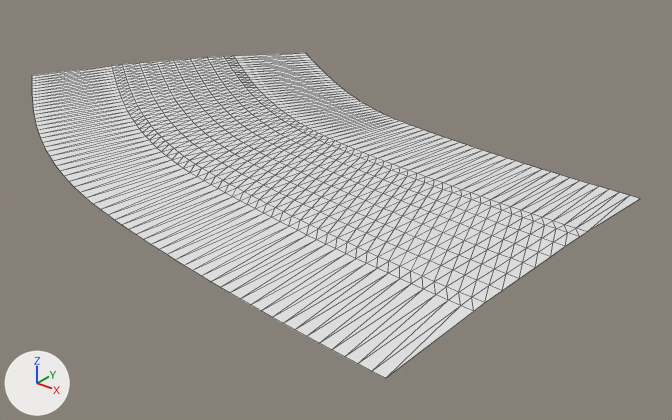
What one commit did to the glTF model public/assets/gen4/models/track-19.glb.
One viewpoint serves both versions: a camera (50 mm lens) standing at (522.7, -526.5, 39.7) and looking at (472.5, -463.8, 0.9). The lights are fixed; the arrows at lower left show +X, +Y and +Z. The older version comes first. Mesh edges are drawn as thin lines. Vertices at exactly the same position are counted once.

Names of what the first picture shows: 'track-19'.
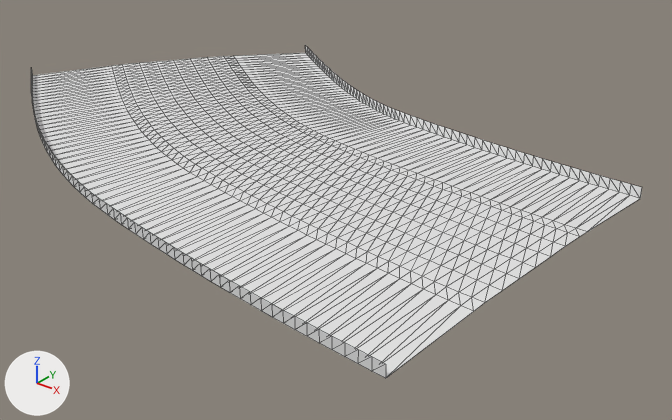
Boxes (x1, y1, x2, y2) around the edits, measured in the pictures (672 x 420 px):
'track-19', reshaped
    before: (32, 53, 640, 378)
    after: (31, 45, 642, 378)
part 1 of me_track_19, added
    after: (31, 45, 642, 378)

Patch to the scene script:
```diff
--- a/public/assets/gen4/models/track-19.glb.py
+++ b/public/assets/gen4/models/track-19.glb.py
@@ me_track_19 @@
 # used by ob_track_19; location = (0.0, 0.0, 0.0)
-me_track_19.from_pydata(...)  # 693 vertices, 1240 faces; spans x 431.0..498.9, y -489.9..-441.2, z 7.0..7.8
+me_track_19.from_pydata(...)  # 819 vertices, 1488 faces; spans x 431.0..498.9, y -489.9..-441.2, z 7.0..8.3
+# me_track_19 part 1
+# 126 new vertices lie (0.0, 0.0, 1.0) away from vertices in x 431.0..498.9, y -489.9..-441.2, z 7.0..7.3
+# 248 new faces join them
```
